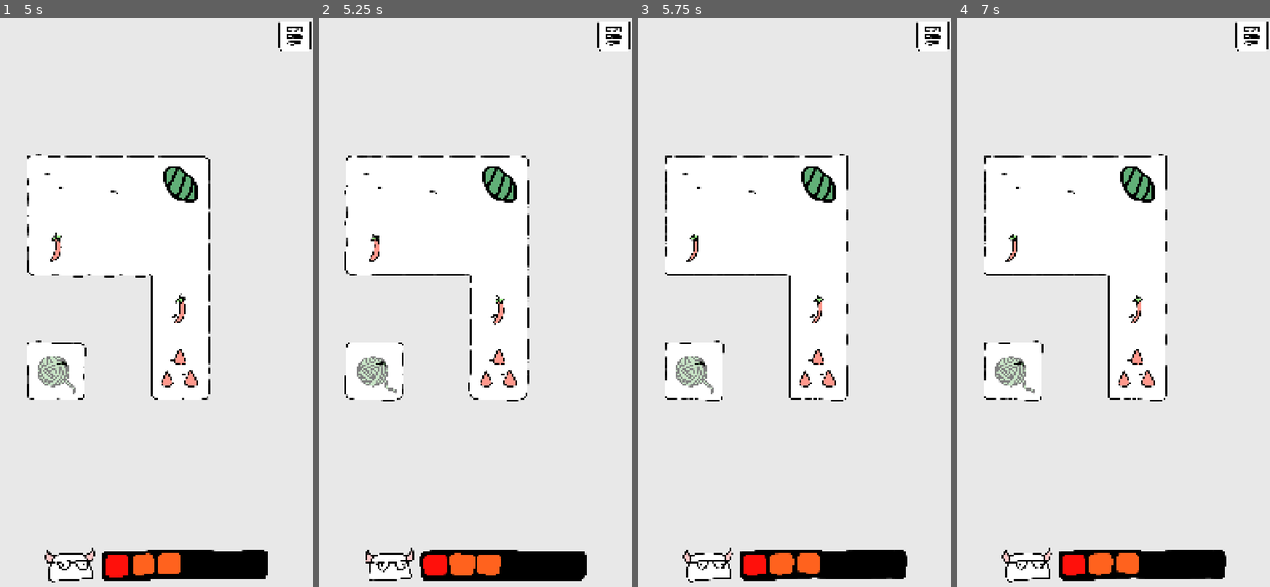
Above: before the commit, frames 1-4 (left to right).
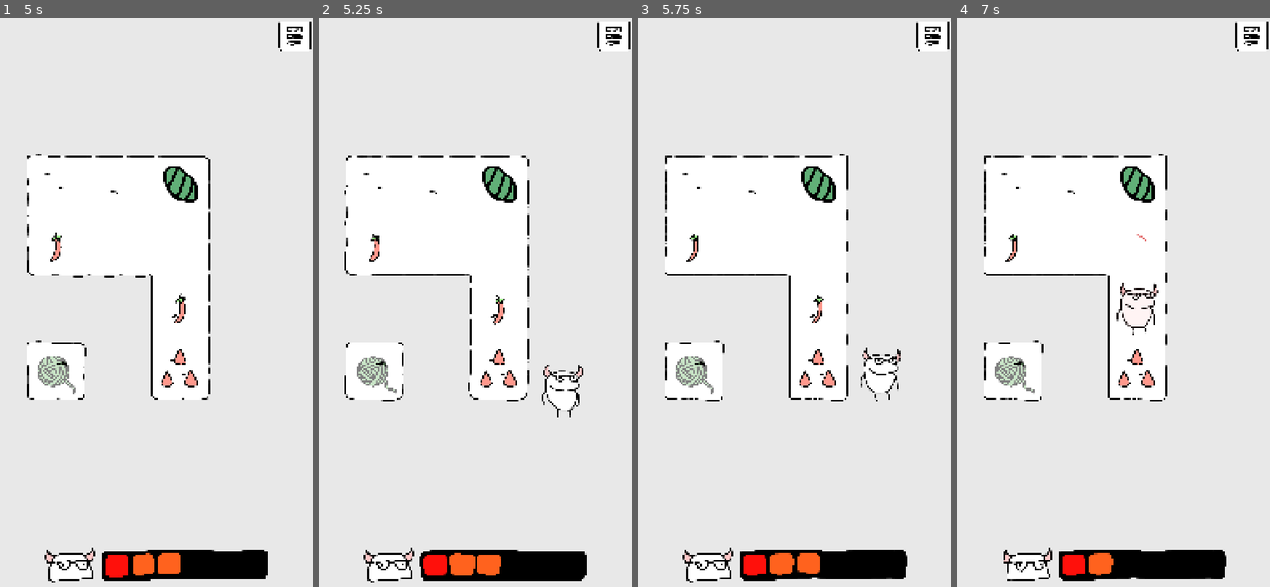
Above: after the commit, the same moments.

Repository: chamwhy/godotTest
Game: Godot game, scene res://04_Scenes/main.tscn
Two runs of this game, one before a commit and one after it. Both use one fixed random seed, a clock stepped at 60 frames per second and the inputs below.
Inputs (mouse positions are in pixels of both pictures, inside the frame that each line leads up to):
- Up to frame 1 (5 s): tap Enter at 0.5 s; move the mouse to (222, 279) at 0.52 s; hold D (move_right) 0.53-1.25 s; hold Space (interaction) 0.53-1.25 s; click (222, 279) at 0.67 s; drag from (84, 336) to (131, 427) at 1.27 s; move the mouse to (181, 183) at 2.02 s; hold D (move_right) 2.03-2.75 s; hold 5 2.03-2.75 s; drag from (131, 427) to (50, 222) at 2.77 s; move the mouse to (247, 393) at 3.52 s; hold A (move_left) 3.53-4.25 s; hold Space (interaction) 3.53-4.25 s; drag from (50, 222) to (100, 165) at 4.27 s
- Up to frame 2 (5.25 s): move the mouse to (484, 308) at 5.02 s; hold Z (back) from 5.03 s (still down); hold 5 from 5.03 s (still down); click (484, 308) at 5.17 s
- Up to frame 3 (5.75 s): keep holding Z (back); keep holding 5
- Up to frame 4 (7 s): release Z (back) at 5.75 s; release 5 at 5.75 s; drag from (1057, 165) to (1041, 336) at 5.77 s; move the mouse to (1179, 279) at 6.52 s; hold W (move_up) from 6.53 s (still down); hold Space (interaction) from 6.53 s (still down)

Frame 1 is identical in both runs. In frame 2, 0.4% of the frame differs, in the area x 14-85%, y 60-100%; in frame 3, 0.4%; in frame 4, 0.8%, in the area x 14-65%, y 37-100%.

Commit message:
fix: 잘못된 입력 시, input buffer unlock 안하는 버그 수정

Diff:
--- a/godot/01_Scripts/Systems/AutoLoad/ActionManager.gd
+++ b/godot/01_Scripts/Systems/AutoLoad/ActionManager.gd
@@ -70,17 +70,26 @@
 # 입력 핸들러
 # ─────────────────────────────────────────────
 func _on_action_input(dir: Position) -> void:
-	InputBuffer.lock()
+	if not _can_start_turn(): return
 	var player = PlayerRegistry.get_player()
-	if is_turn_running or AnimationQueue.is_playing: return
 	if player == null or player.is_dead or player.is_fallen: return
-	await run_turn(player, dir)
-	InputBuffer.unlock()
+	await _run_locked(run_turn.bind(player, dir))
 
 
 func _on_back_input() -> void:
-	if is_turn_running or AnimationQueue.is_playing: return
-	await run_undo()
+	if not _can_start_turn(): return
+	await _run_locked(run_undo)
+
+
+func _can_start_turn() -> bool:
+	return not is_turn_running and not AnimationQueue.is_playing
+
+
+## lock ~ unlock 사이에 return 경로가 존재하지 않도록 강제하는 유일한 통로
+func _run_locked(job: Callable) -> void:
+	InputBuffer.lock()
+	await job.call()
+	InputBuffer.unlock()
 
 
 # ─────────────────────────────────────────────
